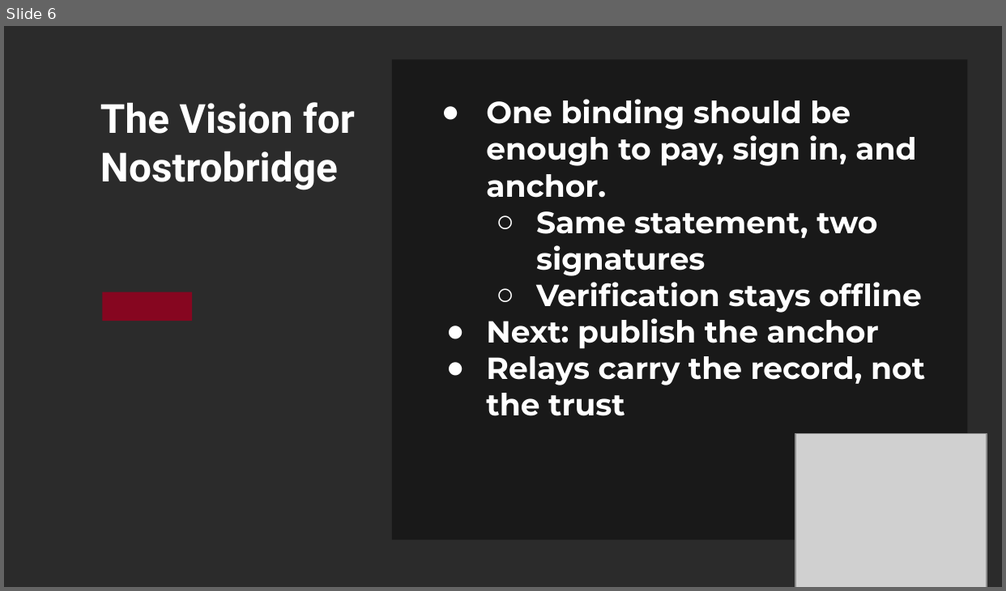
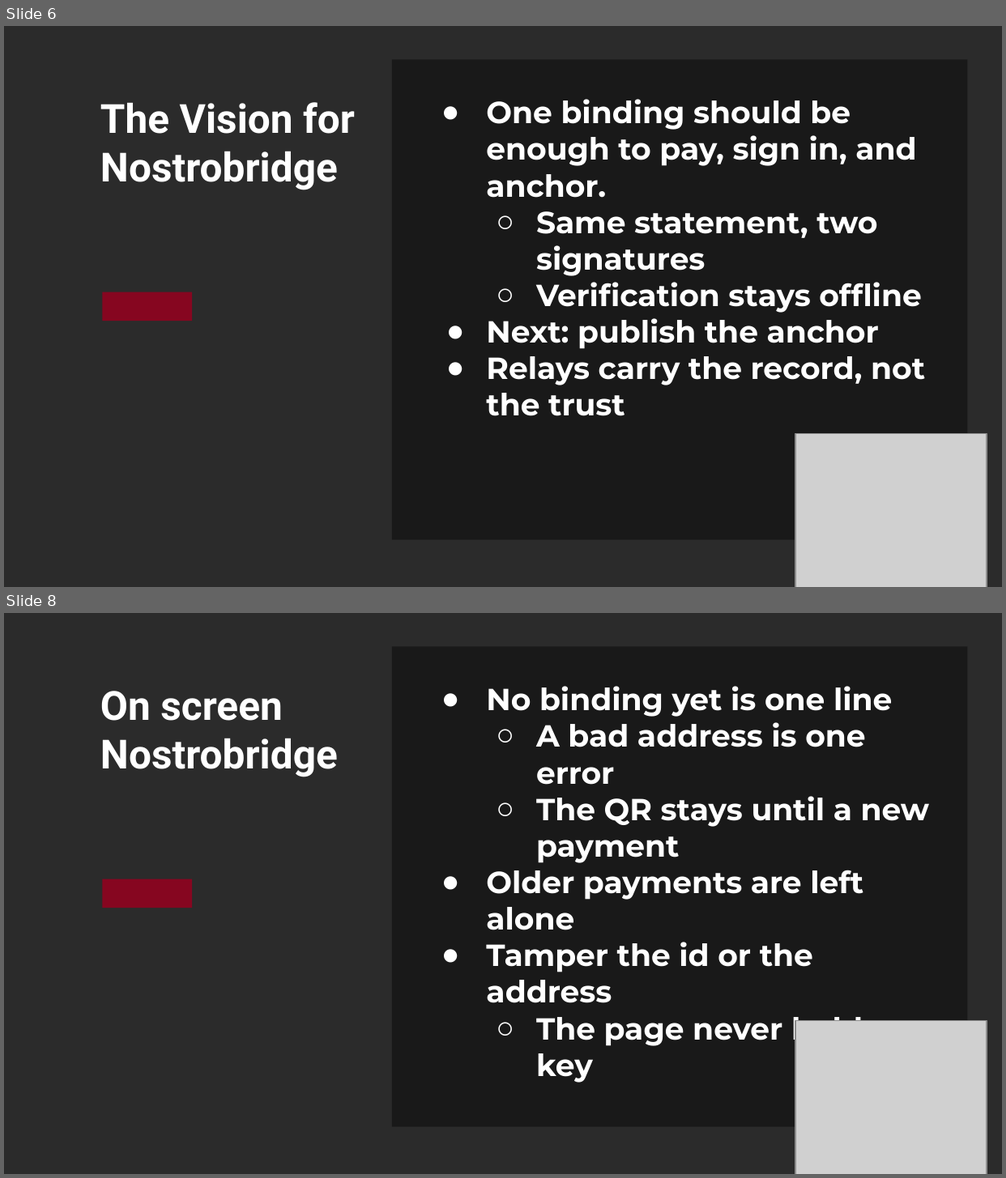
Before and after one commit to Utitofon-Udoekong/nostrobridge, a slide deck: BLAZE-2026-Nostrobridge.pptx. Shown one above the other, each under a label of ours: slide 6 before the commit, slides 6 and 8 after it; the slides between them are not shown. The pictures are 1006x591 and 1006x1178 pixels, drawn with LibreOffice and Linux fonts; fonts in the diff are those of the drawing; grey boxes stand for pictures; background and template pictures are left out; a plain dark background stands for a picture behind light text. Boxes give left, top, right and bottom in pixels: in the first picture for what was removed or moved away, otherwise in the second. Text is boxed around its words. In the diff, an @@ line names an element or a change of style, - is before the commit and + after.

Commit message:
feat: watch for a payment and compile identity before deploy
The cashaddr field fills from the connected wallet, Pay replaces the QR when a new transaction arrives, and the Vercel build compiles @bchblaze/identity first.

```diff
--- a/BLAZE-2026-Nostrobridge.pptx
+++ b/BLAZE-2026-Nostrobridge.pptx
@@ slide 8 added at (x1=4, y1=613, x2=1002, y2=1174), background picture (left out) @@
@@ rectangle added at (x1=392, y1=647, x2=968, y2=1128), fill #000000 at 41% opacity @@
@@ text added at (x1=100, y1=691, x2=338, y2=777), 29 pt, text #FFFFFF, bold @@
+On screen
+Nostrobridge
@@ text added at (x1=486, y1=686, x2=930, y2=1083), 22 pt, text #FFFFFF, bold @@
+● No binding yet is one line
+  ○ A bad address is one error
+  ○ The QR stays until a new payment
+● Older payments are left alone
+● Tamper the id or the address
+  ○ The page never holds a key
@@ rectangle added at (x1=102, y1=879, x2=192, y2=909), fill #860620 @@
@@ picture added at (x1=795, y1=1021, x2=986, y2=1174) @@
```
Also in this commit, not shown: 1 other slide added, 9 other files.
